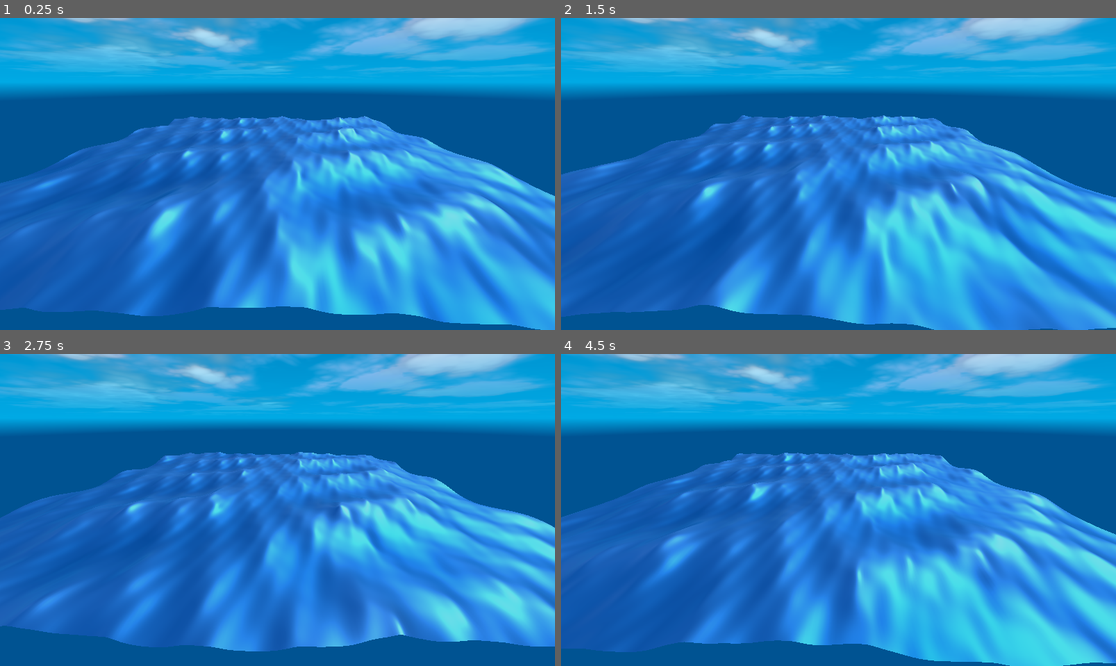
Above: before the commit, frames 1-4 (two rows, left to right).
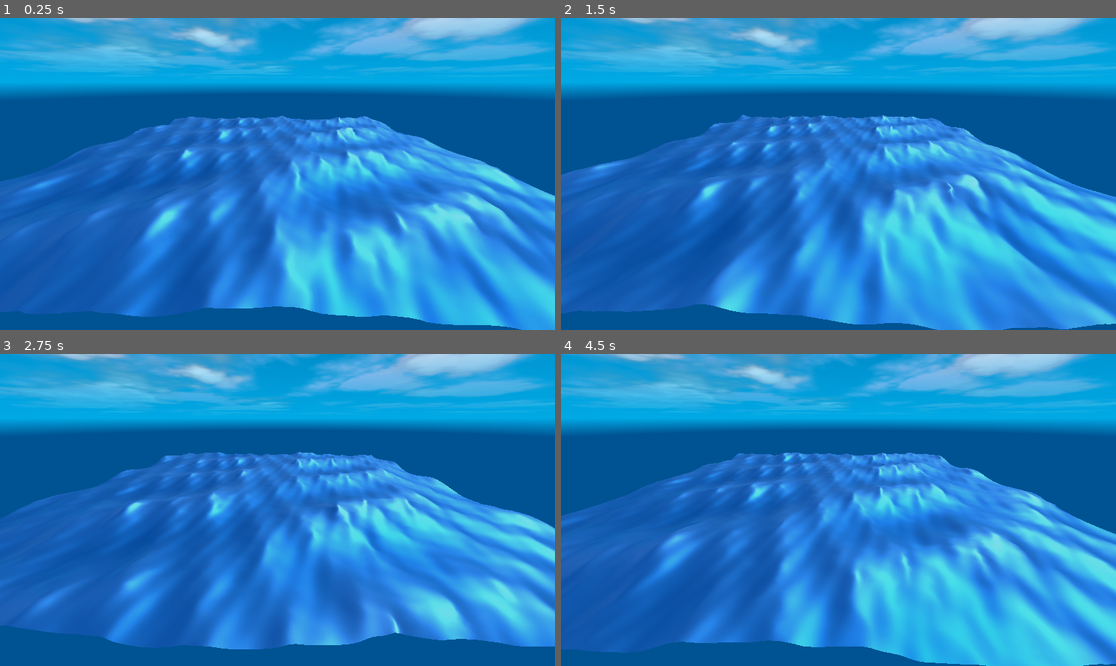
Above: after the commit, the same moments.

Repository: armedturret/Godot-Wave-Simulation
Game: Godot game, scene res://scenes/gerstner_ocean.tscn
Two runs of this game, one before a commit and one after it. Both use one fixed random seed, a clock stepped at 60 frames per second and the inputs below.
Inputs:
- Up to frame 1 (0.25 s): no input
- Up to frame 2 (1.5 s): no input
- Up to frame 3 (2.75 s): no input
- Up to frame 4 (4.5 s): no input

The runs differ from the first frame. In frame 1, 3.9% of the frame differs, in the area x 0-100%, y 31-100%; in frame 2, 3.1%; in frame 3, 3.0%; in frame 4, 4.4%.

Commit message:
Added noise to the waves

Diff:
--- a/materials/ocean_material.tres
+++ b/materials/ocean_material.tres
@@ -1,11 +1,14 @@
 [gd_resource type="ShaderMaterial" format=3 uid="uid://c1vjmg5gwatjd"]
 
 [ext_resource type="Shader" uid="uid://csfe4if7i3y3p" path="res://shaders/ocean_gerstner.gdshader" id="1_d52ye"]
+[ext_resource type="Texture2D" uid="uid://c75fkvdhwim83" path="res://materials/ocean_noise_texture.tres" id="2_rhsht"]
 
 [resource]
 render_priority = 0
 shader = ExtResource("1_d52ye")
 shader_parameter/steepness = 1.0
+shader_parameter/noise = ExtResource("2_rhsht")
+shader_parameter/noise_scale = 0.249999994412
 shader_parameter/amp = Array[float]([0.16457155571708526, 0.558078866346225, 0.28269125203090206, 0.21, 0.035, 0.162, 0.232, 0.01, 0.015, 0.03, 0.04, 0.4981855264388312])
 shader_parameter/wave_dirs = Array[Vector2]([Vector2(0.9999897, 0.0045384164), Vector2(0.51496196, 0.857213), Vector2(0 …(300 unchanged characters)…
 shader_parameter/wave_lens = Array[float]([23.53614268746552, 21.79235294224416, 31.94094869262848, 15.0, 64.0, 49.0, 8.0, 3.3, 12.0, 3.0, 5.0, 26.403030380415924])
--- /dev/null
+++ b/materials/ocean_noise_texture.tres
@@ -0,0 +1,9 @@
+[gd_resource type="NoiseTexture2D" format=3 uid="uid://c75fkvdhwim83"]
+
+[sub_resource type="FastNoiseLite" id="FastNoiseLite_usqsq"]
+noise_type = 4
+frequency = 0.1
+
+[resource]
+noise = SubResource("FastNoiseLite_usqsq")
+seamless = true
--- a/scripts/ocean_generator.gd
+++ b/scripts/ocean_generator.gd
@@ -14,27 +14,27 @@
 
 
 func regenerate_ocean_params() -> void:
-	var ocean_material := get_surface_override_material(0) as ShaderMaterial
+    var ocean_material := get_surface_override_material(0) as ShaderMaterial
 
-	if ocean_material == null:
-		return
+    if ocean_material == null:
+        return
 
-	var amplitudes : Array[float] = []
-	var wave_dirs : Array[Vector2] = []
-	var wave_lens : Array[float] = []
-	var phases : Array[float] = []
-	for i in range(wave_count):
-		# If kA > 1 causes looping waves
-		# Cap for now
-		var wave_len := randf_range(min_wavelen, max_wavelen)
-		var wave_dir := randf_range(0, 2.0 * PI)
-		var amp := randf_range(min_amplitude, max_amplitude)
-		amplitudes.append(amp)
-		wave_dirs.append(Vector2(cos(wave_dir), sin(wave_dir)))
-		wave_lens.append(wave_len)
-		phases.append(randf_range(0, 2.0 * PI))
+    var amplitudes : Array[float] = []
+    var wave_dirs : Array[Vector2] = []
+    var wave_lens : Array[float] = []
+    var phases : Array[float] = []
+    for i in range(wave_count):
+        # If kA > 1 causes looping waves
+        # Cap for now
+        var wave_len := randf_range(min_wavelen, max_wavelen)
+        var wave_dir := randf_range(0, 2.0 * PI)
+        var amp := randf_range(min_amplitude, max_amplitude)
+        amplitudes.append(amp)
+        wave_dirs.append(Vector2(cos(wave_dir), sin(wave_dir)))
+        wave_lens.append(wave_len)
+        phases.append(randf_range(0, 2.0 * PI))
 
-	ocean_material.set_shader_parameter("amp", amplitudes)
-	ocean_material.set_shader_parameter("wave_dirs", wave_dirs)
-	ocean_material.set_shader_parameter("wave_lens", wave_lens)
-	ocean_material.set_shader_parameter("phases", phases)
+    ocean_material.set_shader_parameter("amp", amplitudes)
+    ocean_material.set_shader_parameter("wave_dirs", wave_dirs)
+    ocean_material.set_shader_parameter("wave_lens", wave_lens)
+    ocean_material.set_shader_parameter("phases", phases)
--- a/shaders/ocean_gerstner.gdshader
+++ b/shaders/ocean_gerstner.gdshader
@@ -6,6 +6,8 @@
 
 group_uniforms WaveParams;
 uniform float steepness : hint_range(0.001, 1.0, 0.001);
+uniform sampler2D noise : hint_default_black;
+uniform float noise_scale : hint_range(0.0, 10.0, 0.01) = 0.0f;
 
 group_uniforms WaveArrays;
 uniform float amp[WAVE_COUNT];
@@ -27,6 +29,9 @@
 	// TLDR; x is a horizontal vector, y is the height offset
 	vec2 x = VERTEX.xz;
 	float y = 0.0f;
+    // noise works by giving each vertex a "time" offset
+    float t_off = texture(noise, UV).r;
+    float t = TIME + noise_scale * t_off;
 
 	// Calculate Qi
 	float total_ka = 0.0f;
@@ -50,7 +55,7 @@
 		float ang_freq = sqrt(k * G);
 		vec2 wave_vec = wave_dir_norm * k;
 
-		float theta = dot(wave_vec, VERTEX.xz) + ang_freq * TIME + phases[i];
+		float theta = dot(wave_vec, VERTEX.xz) + ang_freq * t + phases[i];
 		x += wave_dir_norm * steepness_coeff * amp[i] * cos(theta);
 		y += amp[i] * sin(theta);
 		min_amp -= amp[i];
@@ -66,7 +71,7 @@
 		float ang_freq = sqrt(k * G);
 
 		// Calculate the normal components
-		float norm_theta = dot(k * wave_dir_norm, x) + ang_freq * TIME + phases[i];
+		float norm_theta = dot(k * wave_dir_norm, x) + ang_freq * t + phases[i];
 		norm_sum.xz -= wave_dir_norm * amp[i] * k * cos(norm_theta);
 		norm_sum.y -= steepness_coeff * amp[i] * k * sin(norm_theta);
 	}
